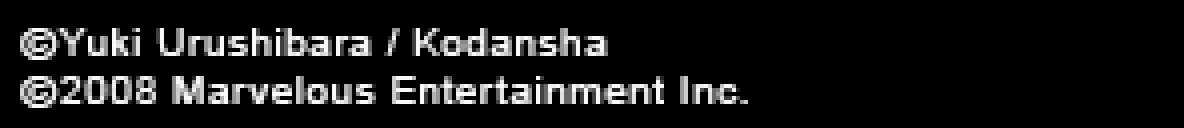
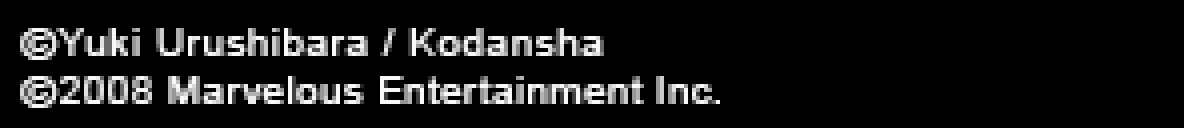
Two versions of the same layered image (w=1184, h=128). Layer-by-layer changes:
painted on "©Yuki Urushibara / Kodansha ©2008 Marvelous Entertainment Inc." over box(56, 28, 748, 104)
